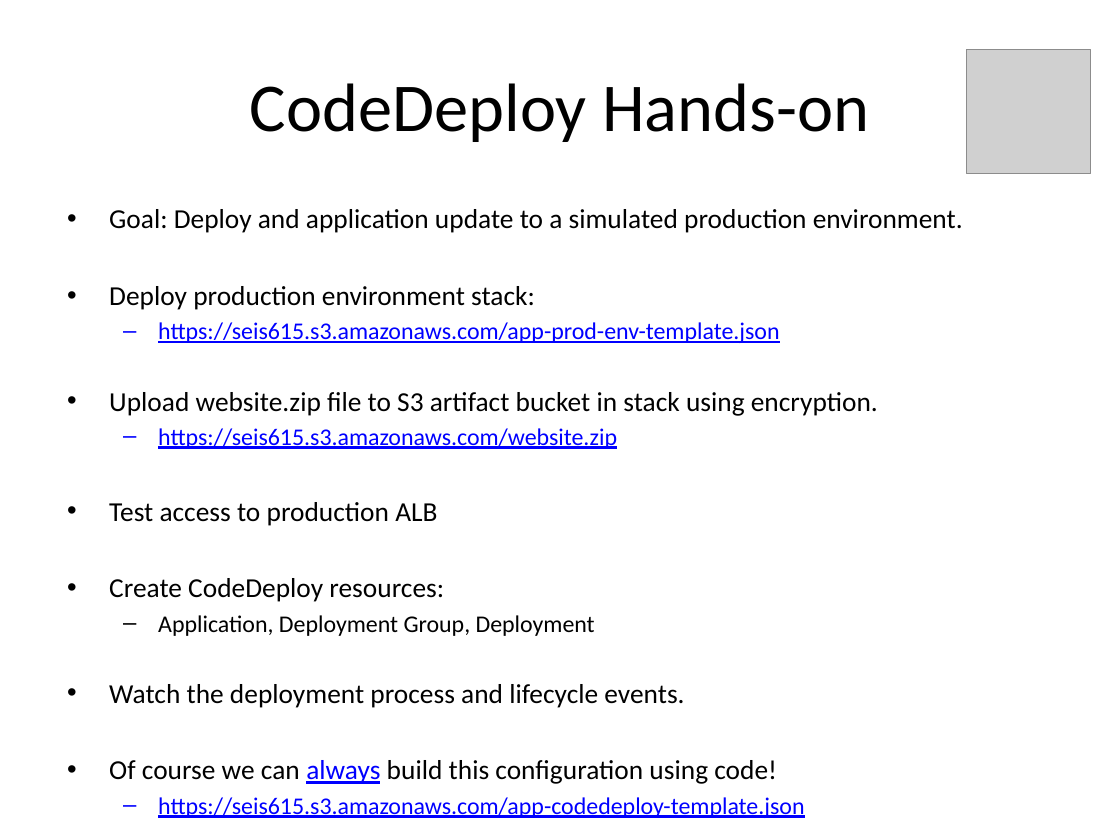
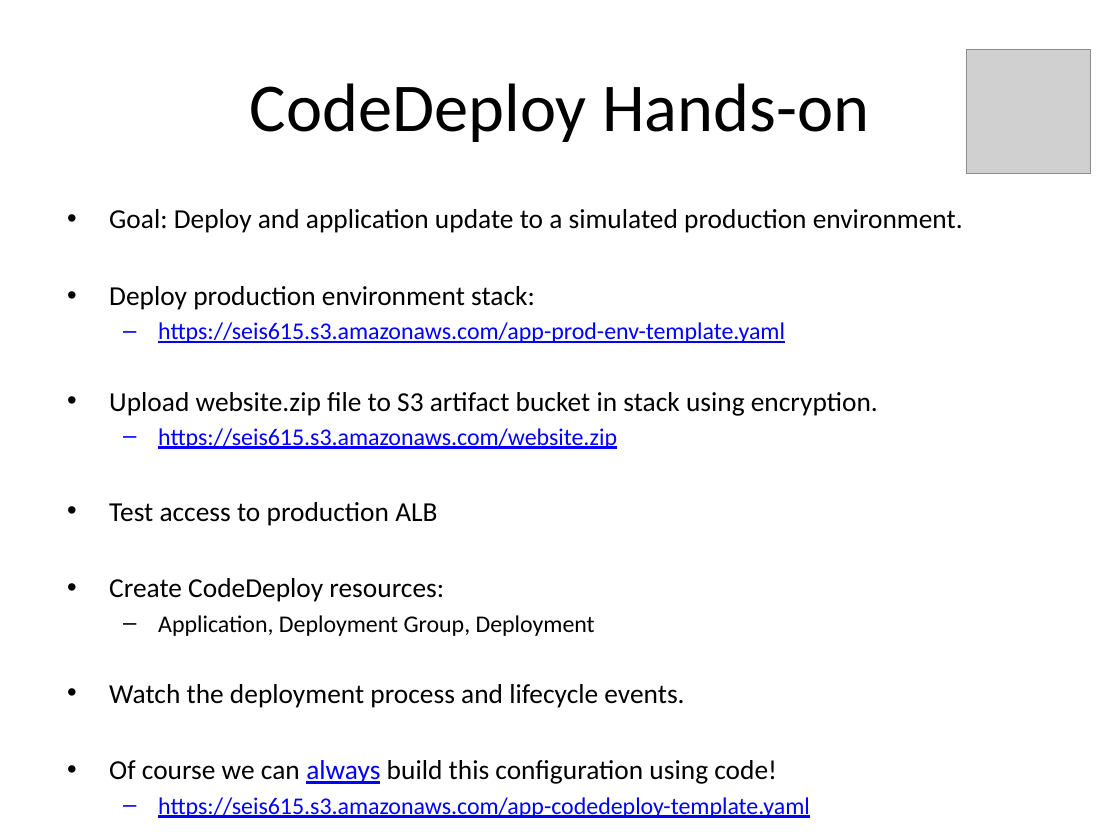
Before and after one commit to jasondbaker/infrastructure-class, a slide deck: slide 34 of lectures/infrastructure-week-10.pptx. Drawn at 1120x840 pixels with LibreOffice and Linux fonts; fonts in the diff are those of the drawing; grey boxes stand for pictures. Boxes give left, top, right and bottom in pixels: in the first picture for what was removed or moved away, otherwise in the second. Text is boxed around its words. In the diff, an @@ line names an element or a change of style, - is before the commit and + after.

```diff
--- a/lectures/infrastructure-week-10.pptx
+++ b/lectures/infrastructure-week-10.pptx
@@ text at (158,322,785,343): text changed @@
-  – https://seis615.s3.amazonaws.com/app-prod-env-template.json
+  – https://seis615.s3.amazonaws.com/app-prod-env-template.yaml
@@ text at (158,797,810,818): text changed @@
-  – https://seis615.s3.amazonaws.com/app-codedeploy-template.json
+  – https://seis615.s3.amazonaws.com/app-codedeploy-template.yaml
```
Also in this commit, not shown: 3 other slides changed, 7 other files.
